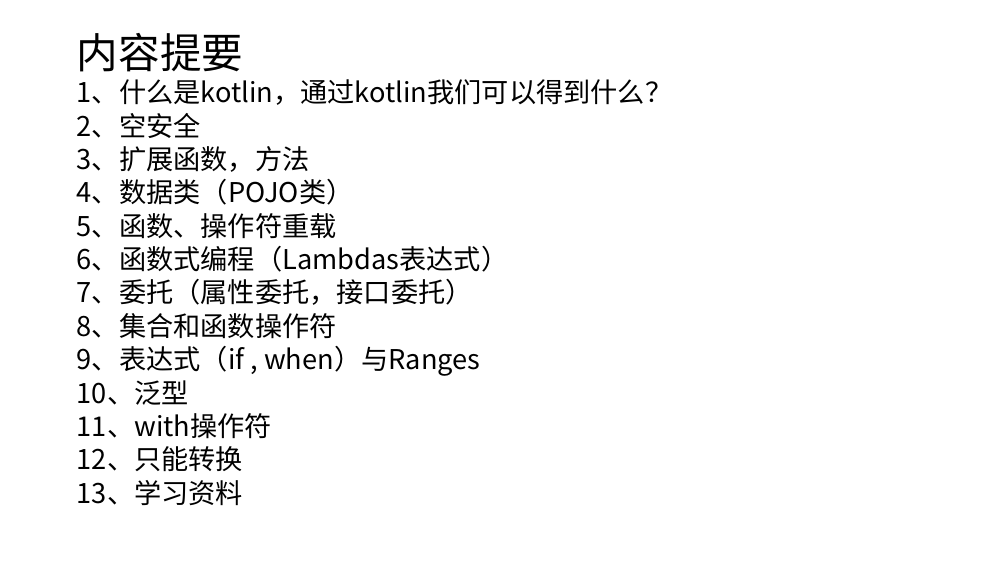
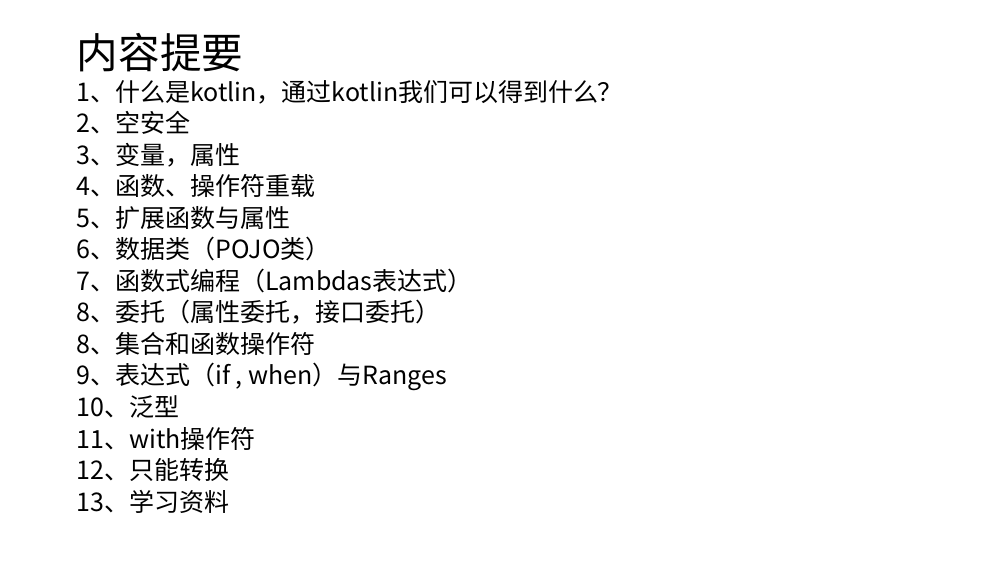
Before and after one commit to shenbibo/KotlinWeather, a slide deck: slide 2 of docs/初探kotlin.pptx. Drawn at 1008x567 pixels with LibreOffice and Linux fonts; fonts in the diff are those of the drawing. Boxes give left, top, right and bottom in pixels: in the first picture for what was removed or moved away, otherwise in the second. Text is boxed around its words. In the diff, an @@ line names an element or a change of style, - is before the commit and + after.

```diff
--- a/docs/初探kotlin.pptx
+++ b/docs/初探kotlin.pptx
@@ text at [77, 80, 623, 513]: size 25.9 to 23.8 pt in "1、什么是kotlin，通过kotlin我们可以得到什么？", "2、空安全", "8、集合和函数操作符", "9、表达式（if , when）与Ranges" and 4 more places @@
@@ text at [77, 143, 473, 324]: text changed; size 25.9 to 23.8 pt @@
-3、扩展函数，方法
-4、数据类（POJO类）
-5、函数、操作符重载
-6、函数式编程（Lambdas表达式）
-7、委托（属性委托，接口委托）
+3、变量，属性
+4、函数、操作符重载
+5、扩展函数与属性
+6、数据类（POJO类）
+7、函数式编程（Lambdas表达式）
+8、委托（属性委托，接口委托）
```
Also in this commit, not shown: 1 other slide changed, 2 slides added.
